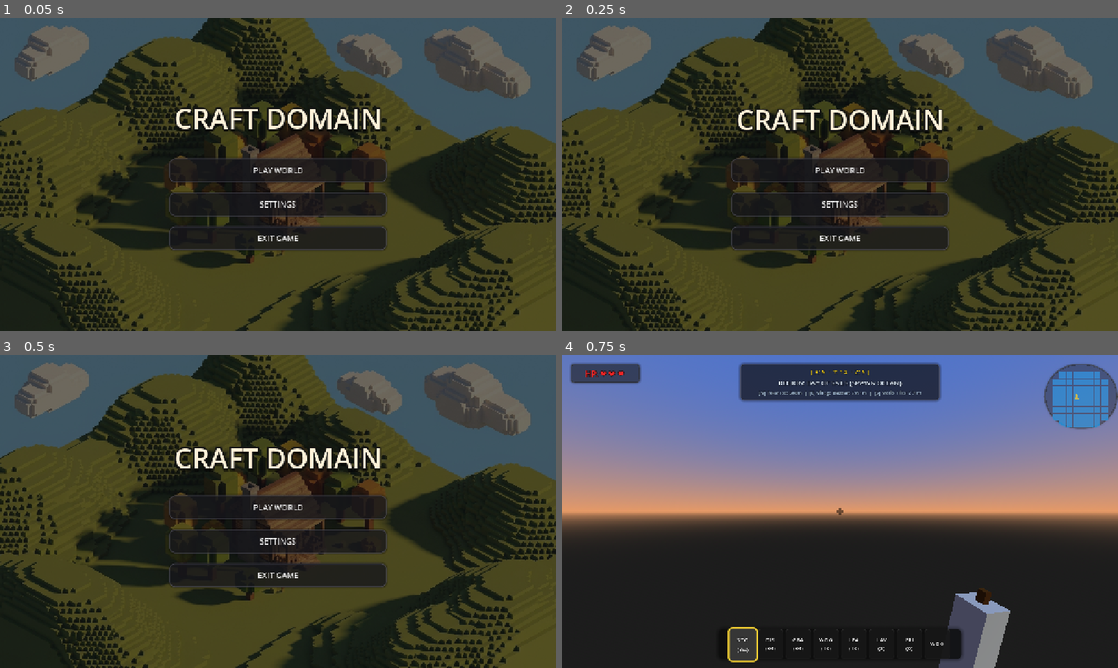
Above: before the commit, frames 1-4 (two rows, left to right).
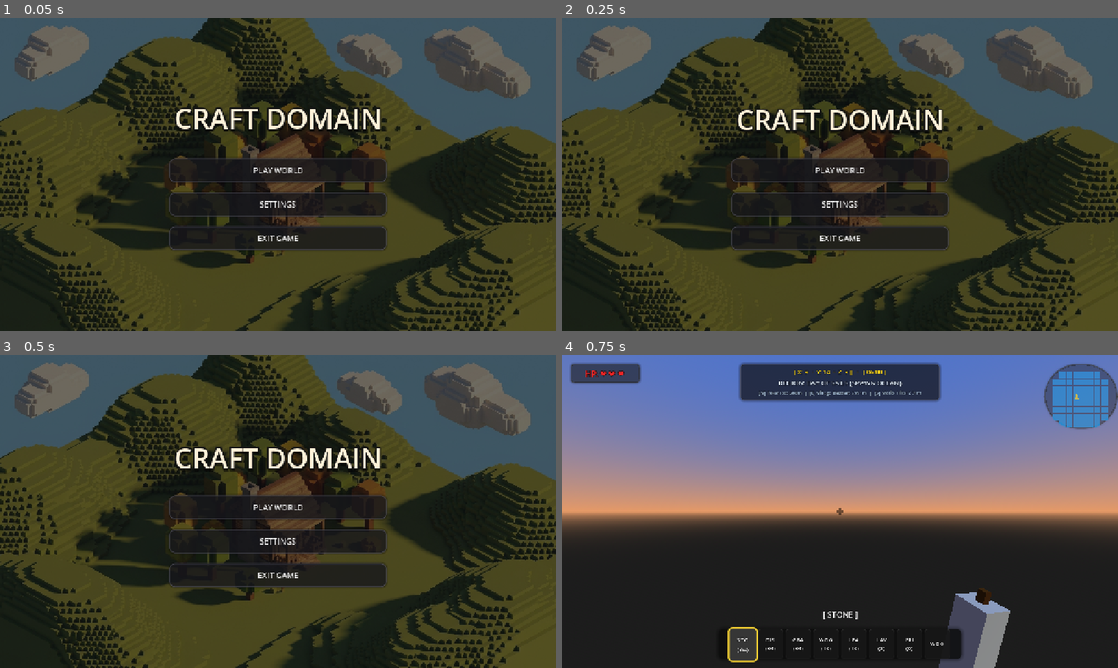
Above: after the commit, the same moments.

Repository: enriquegonzalezgutierrez/CraftDomain
Game: Godot game, scene res://src/Core/Bootstrap/bootstrap.tscn
The game is run twice, just before and just after one commit, with the same random seed, the same clock (stepped at 60 frames per second) and the same inputs.
Inputs:
- Up to frame 1 (0.05 s): no input
- Up to frame 2 (0.25 s): no input
- Up to frame 3 (0.5 s): no input
- Up to frame 4 (0.75 s): click "PLAY WORLD" at 0.5 s

Frames 1-3 are identical in both runs. In frame 4, 0.2% of the frame differs, in the area x 41-59%, y 4-85%.

Commit message:
feat(hud): Integrate real-time digital clock in the GPS Navigation panel
- Programmed a time-to-digital converter in CelestialService to format _current_time [0..1] into a standard 24-hour HH:MM string.
- Upgraded PlayerHUD to dynamically fetch and display this high-accuracy digital clock directly inside the top-center GPS Navigation panel.
- Allows players to monitor the rapid passage of minutes and hours in real-time, providing deep temporal feedback alongside shadow rotations.

Diff:
--- a/src/Infrastructure/Celestial/CelestialService.gd
+++ b/src/Infrastructure/Celestial/CelestialService.gd
@@ -2,14 +2,15 @@
 # Project: CraftDomain
 # Description: Infrastructure Celestial Service managing global game time-of-day,
 #              dynamic SunLight rotation, and procedural sky color transitions.
+#              UPDATED: Added get_formatted_time() API to format float time into HH:MM.
 # Author: Enrique González Gutiérrez <enrique.gonzalez.gutierrez@gmail.com>
-# File: res://src/Infrastructure/Audio/CelestialService.gd (Save in Celestial directory)
+# File: res://src/Infrastructure/Celestial/CelestialService.gd
 # ==============================================================================
 class_name CelestialService
 extends Node
 
-## Speed of time progression (Multiplier: 1.0 is real-time, 60.0 is 24x faster)
-var time_speed: float = 40.0
+## Speed of time progression (72.0 multiplier makes a full day last exactly 20 minutes)
+var time_speed: float = 72.0
 
 # Dependencies injected by Bootstrap
 var sun_light: DirectionalLight3D
@@ -45,11 +46,14 @@
 	if not is_instance_valid(sun_light):
 		return
 
-	# Map time [0..1] to a 360-degree rotation angle around X axis
+	# Map time [0..1] to a 360-degree rotation angle around X axis (elevation)
 	var angle_rad: float = (_current_time * TAU) - (PI / 2.0)
 
 	# Rotate the SunLight node dynamically
 	sun_light.rotation.x = angle_rad
+
+	# Add a static 35-degree tilted azimuth orbit (Y-axis)
+	sun_light.rotation.y = deg_to_rad(35)
 
 	# Turn off shadows and reduce light intensity when the sun is below the horizon (night)
 	var is_night: bool = _current_time < 0.2 || _current_time > 0.8
@@ -104,3 +108,10 @@
 ## Public helper: Returns true if it is currently nighttime
 func is_night_time() -> bool:
 	return _current_time < 0.2 or _current_time > 0.8
+
+## Public API: Converts the internal 0..1 timeline into a formatted digital 24h clock string (HH:MM)
+func get_formatted_time() -> String:
+	var total_minutes := int(floor(_current_time * 1440.0))
+	var hours := int(total_minutes / 60)
+	var minutes := int(total_minutes % 60)
+	return "%02d:%02d" % [hours, minutes]
--- a/src/Infrastructure/UI/PlayerHUD.gd
+++ b/src/Infrastructure/UI/PlayerHUD.gd
@@ -1,8 +1,7 @@
 # ==============================================================================
 # Project: CraftDomain
 # Description: Infrastructure UI controller managing a modern, glassmorphic HUD.
-#              UX IMPROVED: Added Damage screen flash, Animated Hotbar scaling,
-#              and a modernized precision crosshair.
+#              UPDATED: Added game clock display inside the GPS Panel header.
 # Author: Enrique González Gutiérrez <enrique.gonzalez.gutierrez@gmail.com>
 # File: res://src/Infrastructure/UI/PlayerHUD.gd
 # ==============================================================================
@@ -51,7 +50,7 @@
 	set_anchors_and_offsets_preset(Control.PRESET_FULL_RECT)
 	mouse_filter = Control.MOUSE_FILTER_IGNORE
 
-	_setup_damage_overlay() # Needs to be at the back (drawn first)
+	_setup_damage_overlay()
 	_setup_crosshair()
 	_setup_minimap()
 	_setup_hotbar()
@@ -67,7 +66,7 @@
 	damage_overlay = ColorRect.new()
 	damage_overlay.name = "DamageOverlay"
 	damage_overlay.set_anchors_and_offsets_preset(Control.PRESET_FULL_RECT)
-	damage_overlay.color = Color(0.8, 0.0, 0.0, 0.0) # Transparent red by default
+	damage_overlay.color = Color(0.8, 0.0, 0.0, 0.0)
 	damage_overlay.mouse_filter = Control.MOUSE_FILTER_IGNORE
 	add_child(damage_overlay)
 
@@ -84,14 +83,12 @@
 	var col := Color(1, 1, 1, 0.85)
 	var shadow := Color(0, 0, 0, 0.5)
 
-	# Draw shadow outline for better visibility against light blocks
 	draw_circle(center, 3.0, shadow)
 	draw_line(center - Vector2(8, 0), center - Vector2(3, 0), shadow, 3.0)
 	draw_line(center + Vector2(3, 0), center + Vector2(8, 0), shadow, 3.0)
 	draw_line(center - Vector2(0, 8), center - Vector2(0, 3), shadow, 3.0)
 	draw_line(center + Vector2(0, 3), center + Vector2(0, 8), shadow, 3.0)
 
-	# Draw main white crosshair
 	draw_circle(center, 1.5, col)
 	draw_line(center - Vector2(7, 0), center - Vector2(4, 0), col, 2.0)
 	draw_line(center + Vector2(4, 0), center + Vector2(7, 0), col, 2.0)
@@ -315,6 +312,7 @@
 	style.outline_color = Color.BLACK
 	inventory_label.label_settings = style
 	add_child(inventory_label)
+	_update_inventory_display()
 
 func _setup_health_display() -> void:
 	var health_bg := Panel.new()
@@ -427,7 +425,19 @@
 	# Synchronize active Navigation & GPS data
 	if is_instance_valid(player) and is_instance_valid(world_controller):
 		var p_pos := player.global_position
-		gps_coords_label.text = "[ X: %d  ·  Y: %d  ·  Z: %d ]" % [int(round(p_pos.x)), int(round(p_pos.y)), int(round(p_pos.z))]
+
+		# UPDATED: Retrieve the celestial clock HH:MM string from CelestialService dynamically!
+		var time_str: String = "06:00"
+		var celestial = get_parent().get_parent().get_node_or_null("CelestialService")
+		if is_instance_valid(celestial) and celestial.has_method("get_formatted_time"):
+			time_str = celestial.call("get_formatted_time")
+
+		gps_coords_label.text = "[ X: %d  ·  Y: %d  ·  Z: %d ]   ·   [ %s ]" % [
+			int(round(p_pos.x)),
+			int(round(p_pos.y)),
+			int(round(p_pos.z)),
+			time_str
+		]
 
 		var profile = BiomeService.evaluate_coordinate(
 			int(round(p_pos.x)),
@@ -442,15 +452,9 @@
 			int(abs(p_pos.z - 300.0))
 		]
 
-## API Hooked by PlayerController to give immersive visual combat feedback
-func flash_damage_screen() -> void:
-	if not is_instance_valid(damage_overlay):
-		return
-
-	# Quickly flash a translucent red overlay using a Tween
-	var tween := create_tween()
-	tween.tween_property(damage_overlay, "color", Color(0.8, 0.0, 0.0, 0.35), 0.1).set_trans(Tween.TRANS_SINE).set_ease(Tween.EASE_OUT)
-	tween.tween_property(damage_overlay, "color", Color(0.8, 0.0, 0.0, 0.0), 0.3).set_trans(Tween.TRANS_SINE).set_ease(Tween.EASE_IN)
+func _update_inventory_display() -> void:
+	if is_instance_valid(player):
+		update_active_slot(0)
 
 func toggle_pause_menu(p_visible: bool) -> void:
 	if is_instance_valid(_pause_overlay):
@@ -464,7 +468,6 @@
 	toggle_pause_menu(false)
 
 func _on_settings_pressed() -> void:
-	# Note: Need to load settings menu component via script injection for safe reference
 	var sm_script: Script = load("res://src/Infrastructure/UI/SettingsMenu.gd")
 	if sm_script != null:
 		_settings_overlay = sm_script.new() as Control
@@ -491,7 +494,6 @@
 		var tween := create_tween()
 
 		if i == active_index:
-			# Highlight and actively scale UP the selected slot for strong UX
 			style.bg_color = Color(0.25, 0.25, 0.25, 0.8)
 			style.border_width_left = 3
 			style.border_width_top = 3
@@ -504,7 +506,6 @@
 			if is_instance_valid(inventory_label):
 				inventory_label.text = "[ %s ]" % HOTBAR_ITEMS[i].to_upper()
 		else:
-			# Dim and scale down unselected slots
 			style.bg_color = Color(0.12, 0.12, 0.12, 0.5)
 			style.border_width_left = 1
 			style.border_width_top = 1
